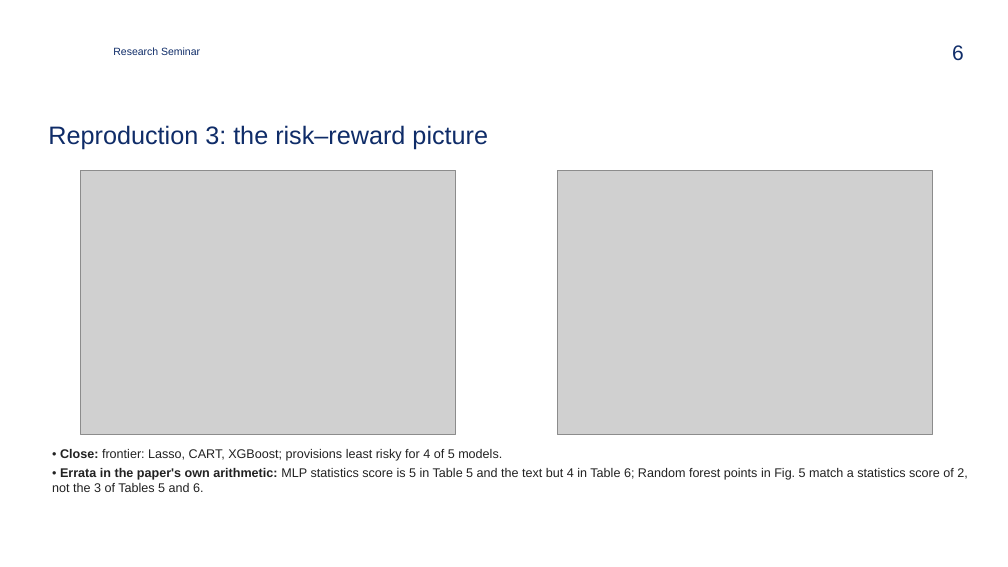
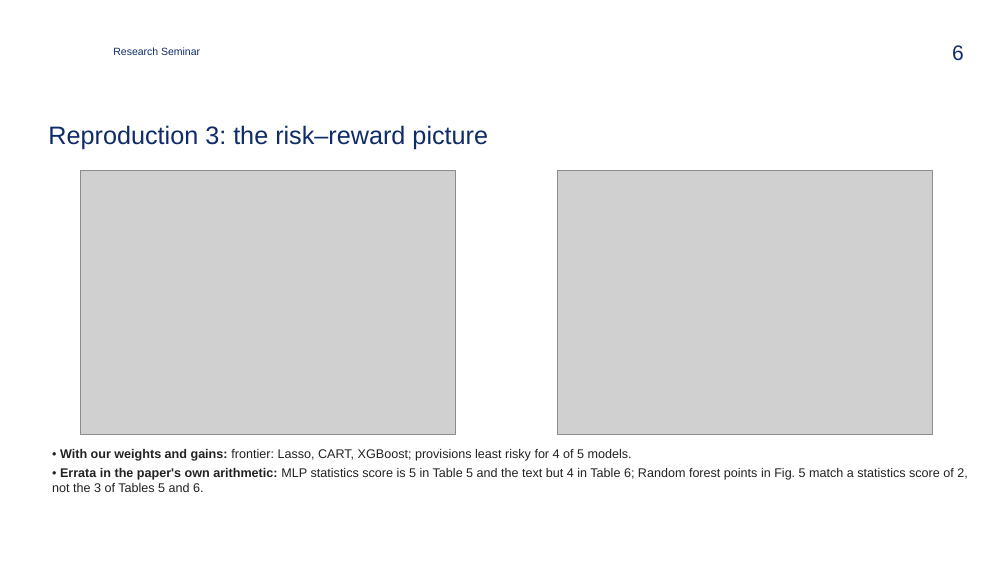
Before and after one commit to zavaz5/ml-model-risk, a slide deck: slide 6 of docs/presentation.pptx. Drawn at 1008x567 pixels with LibreOffice and Linux fonts; fonts in the diff are those of the drawing; grey boxes stand for pictures; background and template pictures are left out. Boxes give left, top, right and bottom in pixels: in the first picture for what was removed or moved away, otherwise in the second. Text is boxed around its words. In the diff, an @@ line names an element or a change of style, - is before the commit and + after.

```diff
--- a/docs/presentation.pptx
+++ b/docs/presentation.pptx
@@ text at [60,449,632,461]: text changed @@
-• Close: frontier: Lasso, CART, XGBoost; provisions least risky for 4 of 5 models.
+• With our weights and gains: frontier: Lasso, CART, XGBoost; provisions least risky for 4 of 5 models.
```
Also in this commit, not shown: 3 other slides changed, 1 slide removed, 7 other files.
